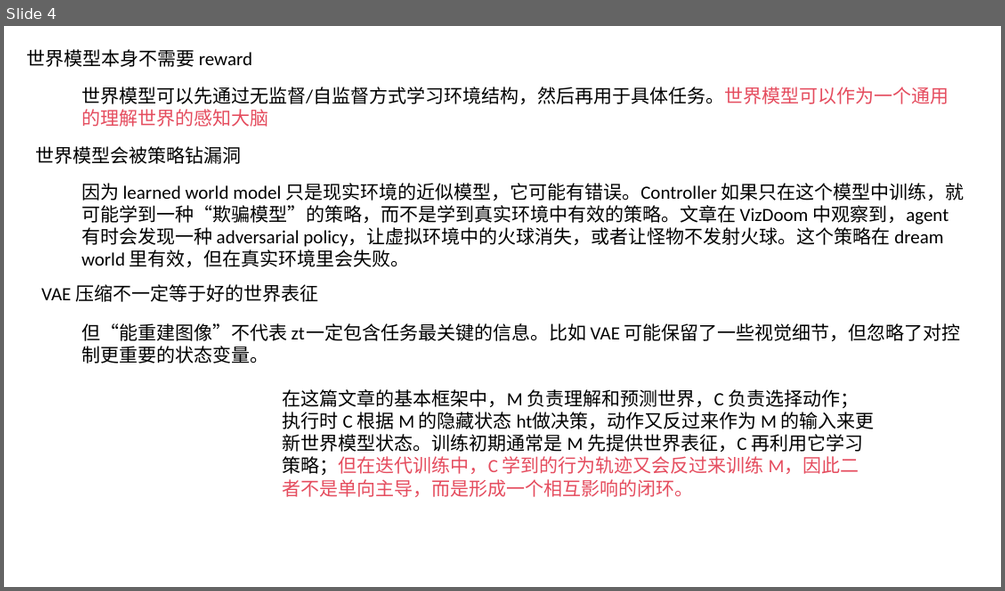
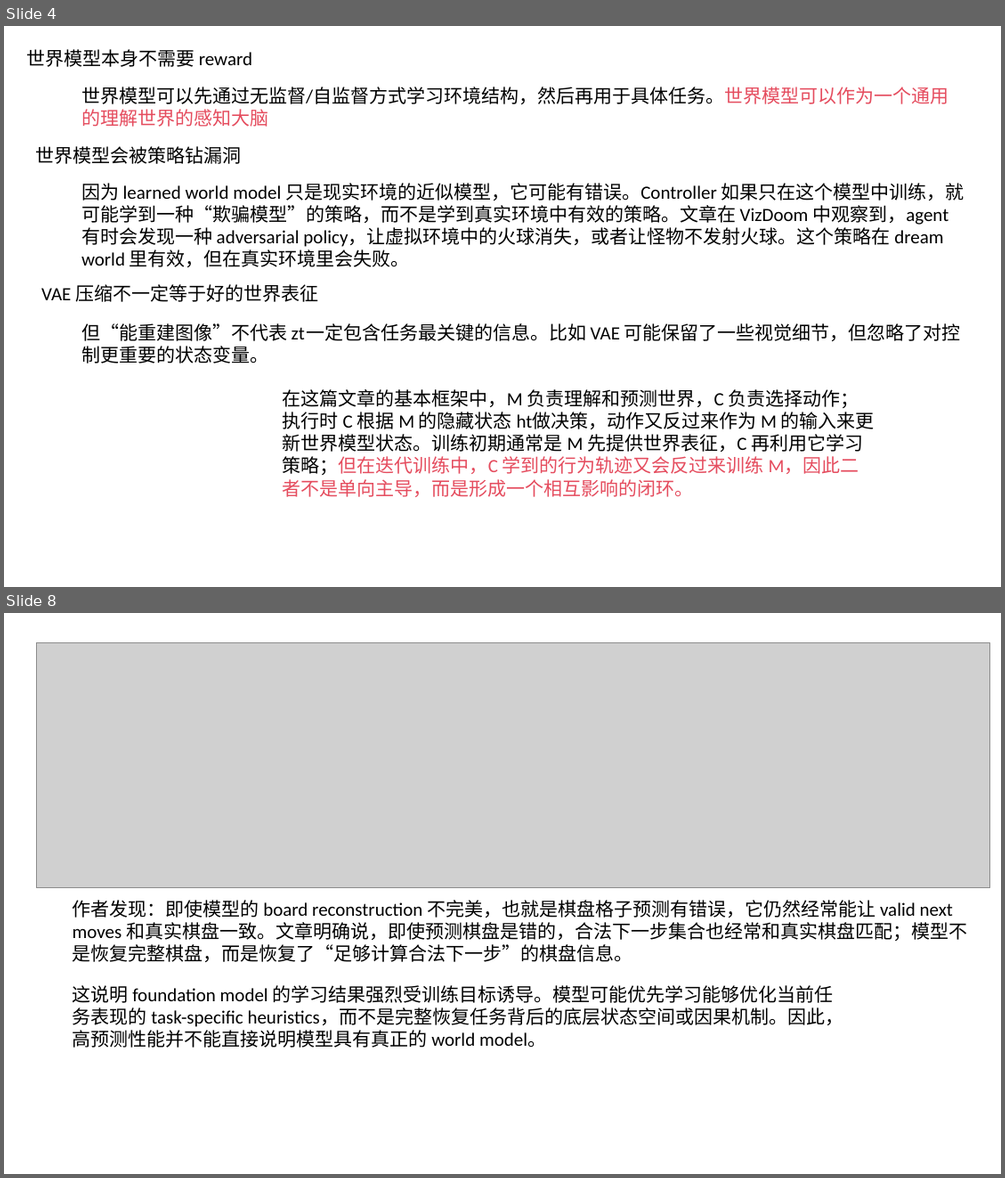
Before and after one commit to shaohewei6/World-Model-NoteBook, a slide deck: world model.pptx. Shown one above the other, each under a label of ours: slide 4 before the commit, slides 4 and 8 after it; the slides between them are not shown. The pictures are 1005x591 and 1005x1178 pixels, drawn with LibreOffice and Linux fonts; fonts in the diff are those of the drawing; grey boxes stand for pictures. Boxes give left, top, right and bottom in pixels: in the first picture for what was removed or moved away, otherwise in the second. Text is boxed around its words. In the diff, an @@ line names an element or a change of style, - is before the commit and + after.

```diff
--- a/world model.pptx
+++ b/world model.pptx
@@ slide 8 added at (4, 613, 1001, 1174), background #FFFFFF @@
@@ picture added at (36, 643, 989, 887) @@
@@ text added at (73, 900, 967, 962), 18 pt, text #000000 @@
+作者发现：即使模型的 board reconstruction 不完美，也就是棋盘格子预测有错误，它仍然经常能让 valid next moves 和真实棋盘一致。文章明确说，即使预测棋盘是错的，合法下一步集合也经常和真实棋盘匹配；模型不是恢复完整棋盘，而是恢复了“足够计算合法下一步”的棋盘信息。
@@ text added at (73, 985, 844, 1047), 18 pt, text #000000 @@
+这说明 foundation model 的学习结果强烈受训练目标诱导。模型可能优先学习能够优化当前任务表现的 task-specific heuristics，而不是完整恢复任务背后的底层状态空间或因果机制。因此，高预测性能并不能直接说明模型具有真正的 world model。
```
Also in this commit, not shown: 3 other slides added, 2 slides removed, 2 other files.
